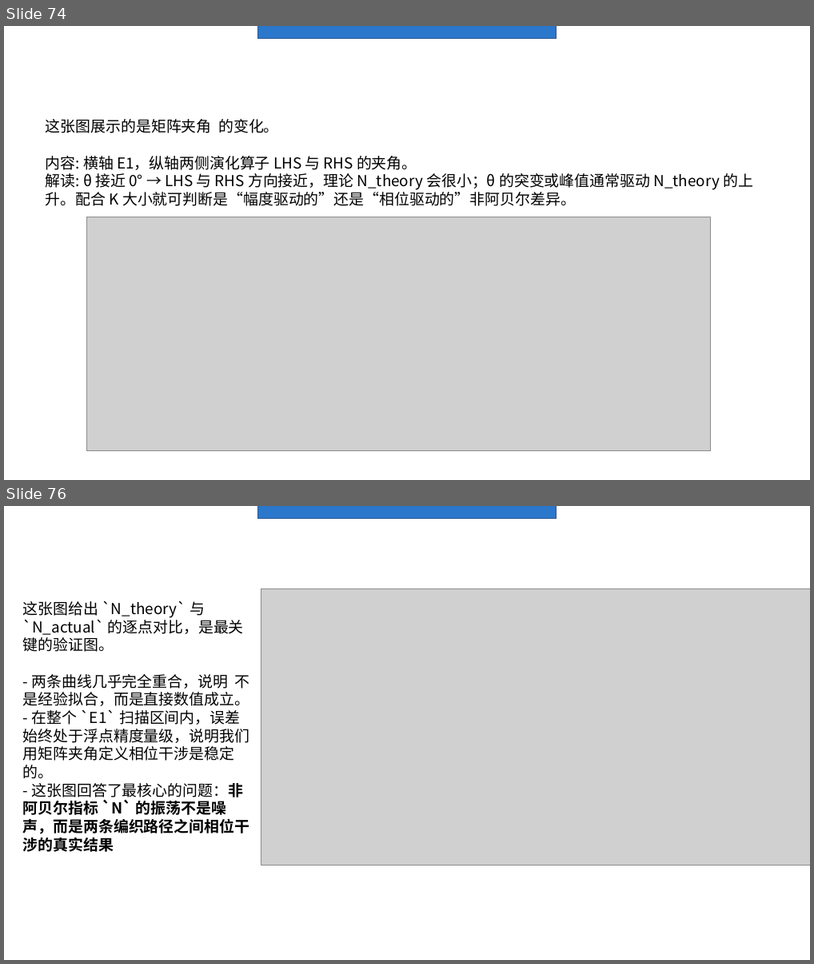
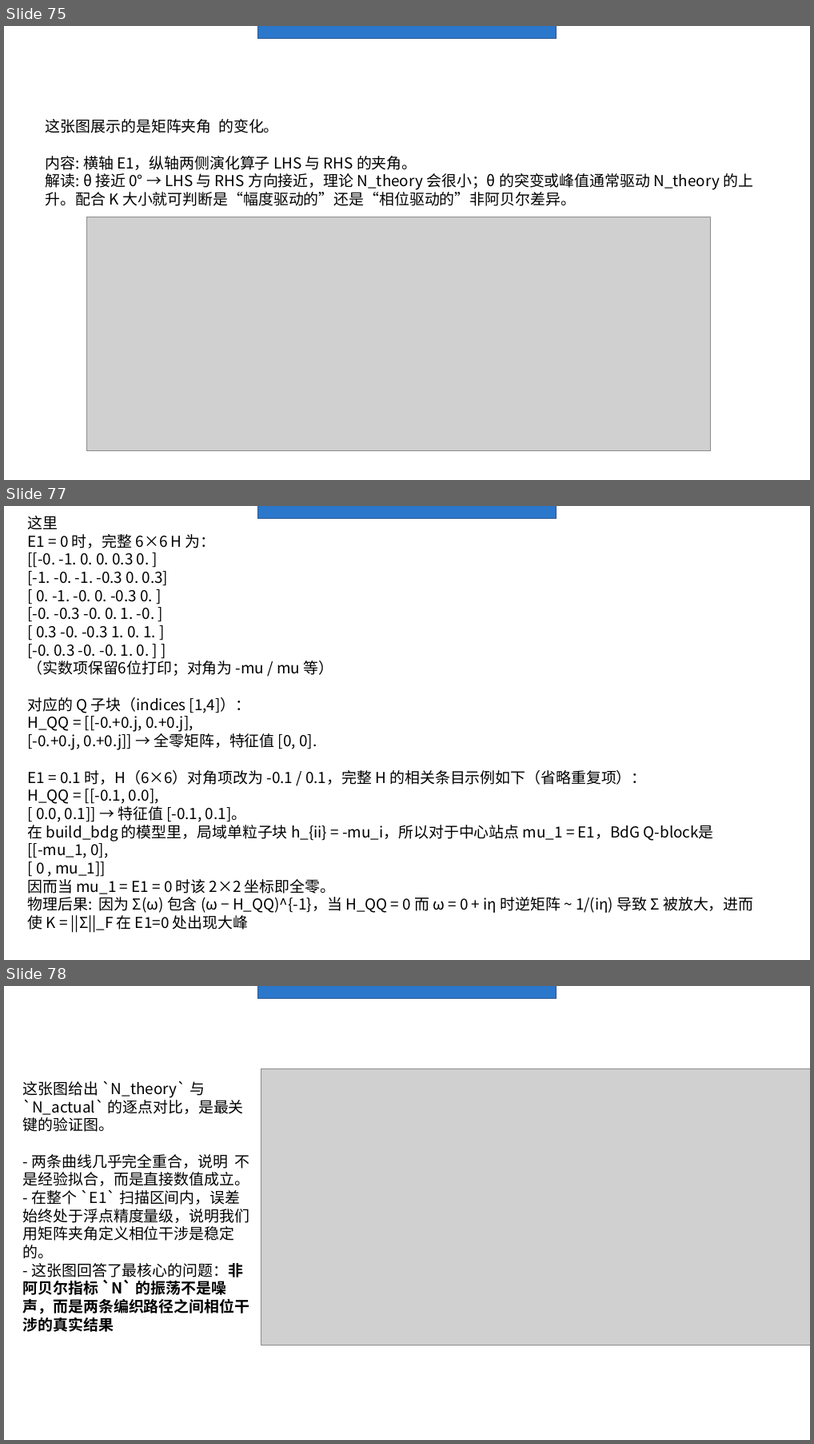
Before and after one commit to Asice-Cloud/quantummmm, a slide deck: y2.pptx. Shown one above the other, each under a label of ours: slides 74 and 76 before the commit, slides 75, 77 and 78 after it; the slides between them are not shown. The pictures are 814x964 and 814x1444 pixels, drawn with LibreOffice and Linux fonts; fonts in the diff are those of the drawing; grey boxes stand for pictures. Boxes give left, top, right and bottom in pixels: in the first picture for what was removed or moved away, otherwise in the second. Text is boxed around its words. In the diff, an @@ line names an element or a change of style, - is before the commit and + after.

```diff
--- a/y2.pptx
+++ b/y2.pptx
@@ slide 77 added at (4,506,810,960), background #FFFFFF; not listed: 1 template element that a slide beside it also shows @@
@@ text added at (28,516,754,932), 18 pt, text #000000 @@
+这里
+E1 = 0 时，完整 6×6 H 为：
+[[-0. -1. 0. 0. 0.3 0. ]
+[-1. -0. -1. -0.3 0. 0.3]
+[ 0. -1. -0. 0. -0.3 0. ]
+[-0. -0.3 -0. 0. 1. -0. ]
+[ 0.3 -0. -0.3 1. 0. 1. ]
+[-0. 0.3 -0. -0. 1. 0. ] ]
+（实数项保留6位打印；对角为 -mu / mu 等）
+对应的 Q 子块（indices [1,4]）：
+H_QQ = [[-0.+0.j, 0.+0.j],
+[-0.+0.j, 0.+0.j]] → 全零矩阵，特征值 [0, 0].
+E1 = 0.1 时，H（6×6）对角项改为 -0.1 / 0.1，完整 H 的相关条目示例如下（省略重复项）：
+H_QQ = [[-0.1, 0.0],
+[ 0.0, 0.1]] → 特征值 [-0.1, 0.1]。
+在 build_bdg 的模型里，局域单粒子块 h_{ii} = -mu_i，所以对于中心站点 mu_1 = E1，BdG Q‑block是
+[[-mu_1, 0],
+[ 0 , mu_1]]
+因而当 mu_1 = E1 = 0 时该 2×2 坐标即全零。
+物理后果: 因为 Σ(ω) 包含 (ω − H_QQ)^{-1}，当 H_QQ = 0 而 ω = 0 + iη 时逆矩阵 ~ 1/(iη) 导致 Σ 被放大，进而使 K = ||Σ||_F 在 E1=0 处出现大峰
@@ what was slide 74 is now slide 75 @@
@@ what was slide 76 is now slide 78 @@
```
Also in this commit, not shown: 5 slides changed, 2 other slides added, 1 slide removed.
